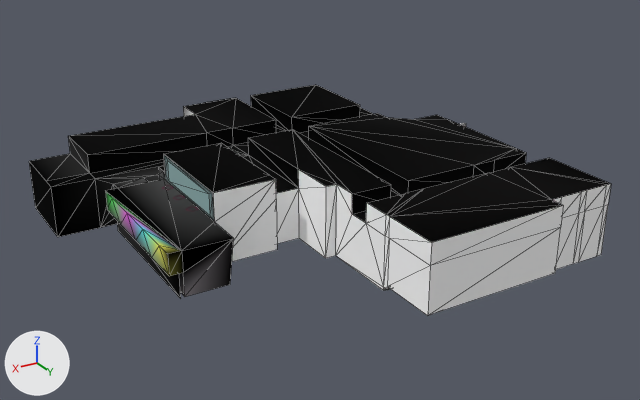
One commit to the glTF model assets/MainBarArea.glb: the scene before it, then after it.
Rendered twice from a 50 mm lens placed at (24.3, 36.8, 19.5), pointed at (2.5, 0.4, 1.4). Every picture has the same lights, and +X, +Y and +Z are marked at lower left. Mesh edges are drawn as thin lines on the coarser meshes. Where no turn or scale is listed for an object, it has been applied to the vertices. Vertices at the same position are counted once.

Names of what the first picture shows: 'ROOM', 'ROOM.001', 'ROOM.002', 'ROOM.003', 'ROOM.004', 'ROOM.005', 'ROOM.006', 'ROOM.007', 'ROOM.008', 'ROOM.018', 'ROOM.019', 'ROOM.020'.
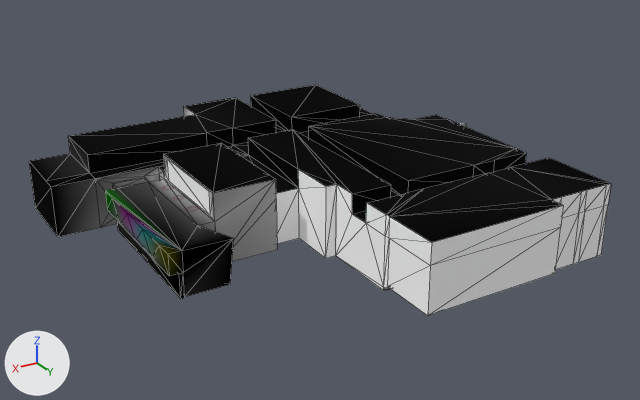
Pixel boxes [x1, y1, x2, y2] of what changed, in the pictures (640 x 400 px; the box of a moved part takes in the faces that stretch with it):
'ROOM.020', reshaped
    before: [51, 155, 234, 298]
    after: [51, 155, 234, 299]
part 1 of me_curve_020, recoloured
    both: [213, 179, 277, 262]
part 2 of me_curve_021, moved or reshaped
    before: [95, 155, 233, 296]
    after: [95, 155, 232, 299]
part 3 of me_curve_021, recoloured
    both: [55, 167, 234, 297]

What the commit changed:
me_curve_020 has 11 vertices, 9 faces and spans x -2.49..2.35, y -0.43..0.17, z -1.71..2.04.
me_curve_020 is used by ob_room_019; location (6.79, 1.8, 1.71).
me_curve_020 part 1: 7 faces centred in x -0.91..2.35, y -0.23..0.17, z -0.8..1.55 are repainted in the vertex colours; the middle colour goes from white #ffffff to light grey #d5d5d5.
me_curve_021 is used by ob_room_020; location (10.63, -1.83, 1.61).
me_curve_021 had 78 vertices, 110 faces and spanned x -1.87..4.12, y -3.22..5.84, z -1.64..2.14.
me_curve_021 now has 82 vertices, 134 faces and spans x -1.81..4.12, y -3.22..5.84, z -1.64..2.14.
Part 2, on me_curve_021:
25 vertices are removed from x -1.87..1.01, y -3.22..3.8, z -0.72..1.91.
74 faces are deleted.
3 vertices move from x -1.81..-1.49, y -3.22..2.22, z -0.4..-0.39 to x -1.75..-1.42, y -3.22..2.22, z -0.47..-0.4.
24 vertices are added at x -1.75..1.06, y -3.22..5.84, z -1.64..2.03.
5 new vertices lie (0.0, 0.0, 1.14) away from vertices in x -1.81..-1.49, y -2.52..3.8, z -1.61.
84 new faces join them, mat_tiletop.
8 new faces join them, mat_fridgedoor.
6 new faces join them, mat_themilk.
me_curve_021 part 3: 31 faces spanning x -1.49..4.12, y -3.22..5.81, z -1.61..2.14 switch from mat_tabletop to mat_tiletop.
me_curve_021 part 4: the surface is now shaded smooth.
